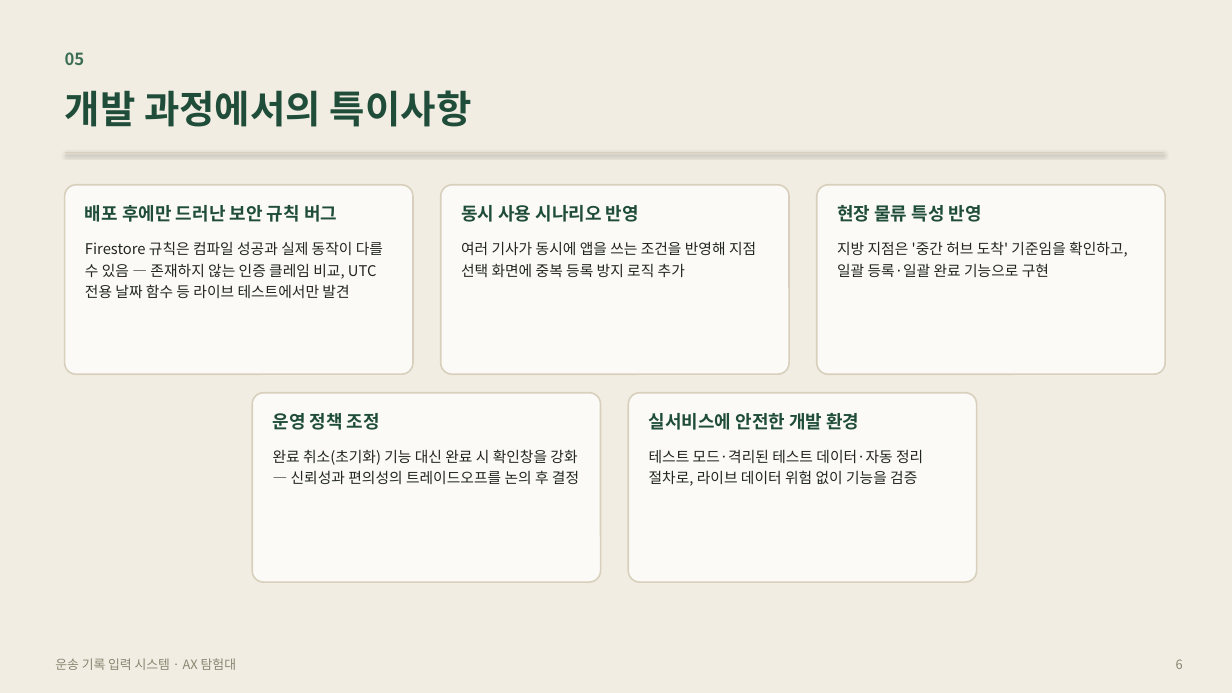
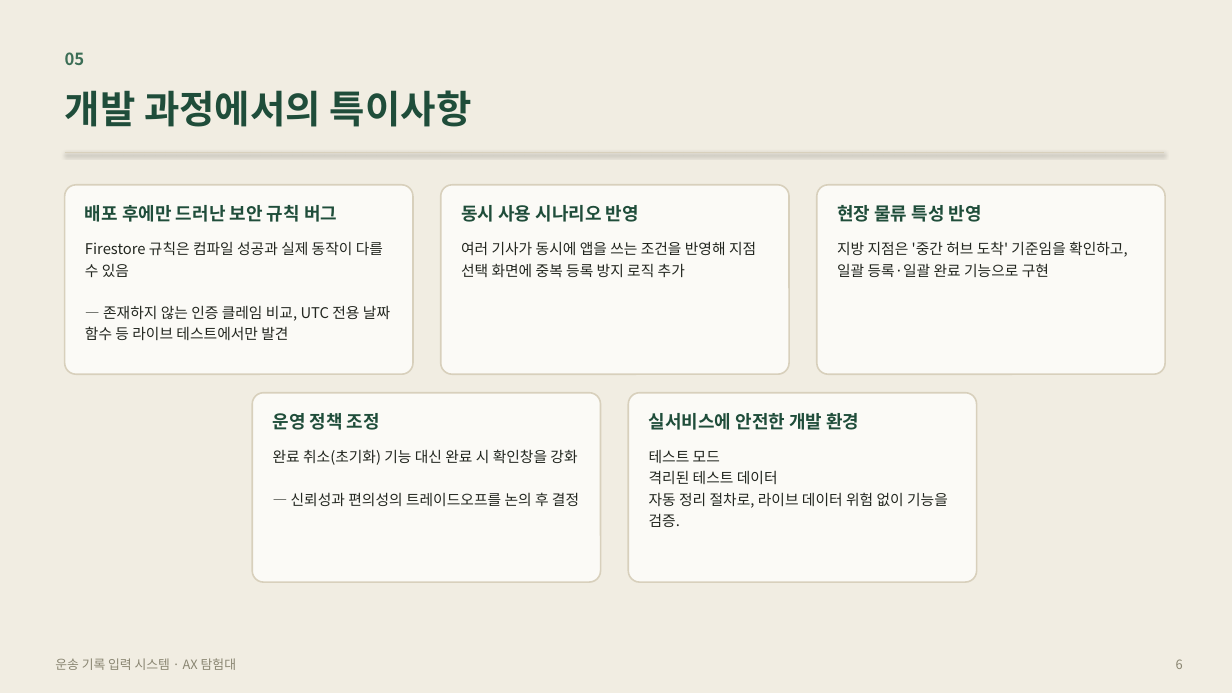
Before and after one commit to dreamsinblue-gif/KGH, a slide deck: slide 6 of 6_발표자료.pptx. Drawn at 1232x693 pixels with LibreOffice and Linux fonts; fonts in the diff are those of the drawing. Boxes give left, top, right and bottom in pixels: in the first picture for what was removed or moved away, otherwise in the second. Text is boxed around its words. In the diff, an @@ line names an element or a change of style, - is before the commit and + after.

```diff
--- a/6_발표자료.pptx
+++ b/6_발표자료.pptx
@@ text at [85,241,390,340]: text changed @@
-Firestore 규칙은 컴파일 성공과 실제 동작이 다를 수 있음 — 존재하지 않는 인증 클레임 비교, UTC 전용 날짜 함수 등 라이브 테스트에서만 발견
+Firestore 규칙은 컴파일 성공과 실제 동작이 다를 수 있음
+— 존재하지 않는 인증 클레임 비교, UTC 전용 날짜 함수 등 라이브 테스트에서만 발견
@@ text at [273,449,579,506]: text changed @@
-완료 취소(초기화) 기능 대신 완료 시 확인창을 강화 — 신뢰성과 편의성의 트레이드오프를 논의 후 결정
+완료 취소(초기화) 기능 대신 완료 시 확인창을 강화
+— 신뢰성과 편의성의 트레이드오프를 논의 후 결정
@@ text at [649,450,948,527]: text changed @@
-테스트 모드·격리된 테스트 데이터·자동 정리 절차로, 라이브 데이터 위험 없이 기능을 검증
+테스트 모드
+격리된 테스트 데이터
+자동 정리 절차로, 라이브 데이터 위험 없이 기능을 검증.
```
Also in this commit, not shown: 7 other slides changed.
